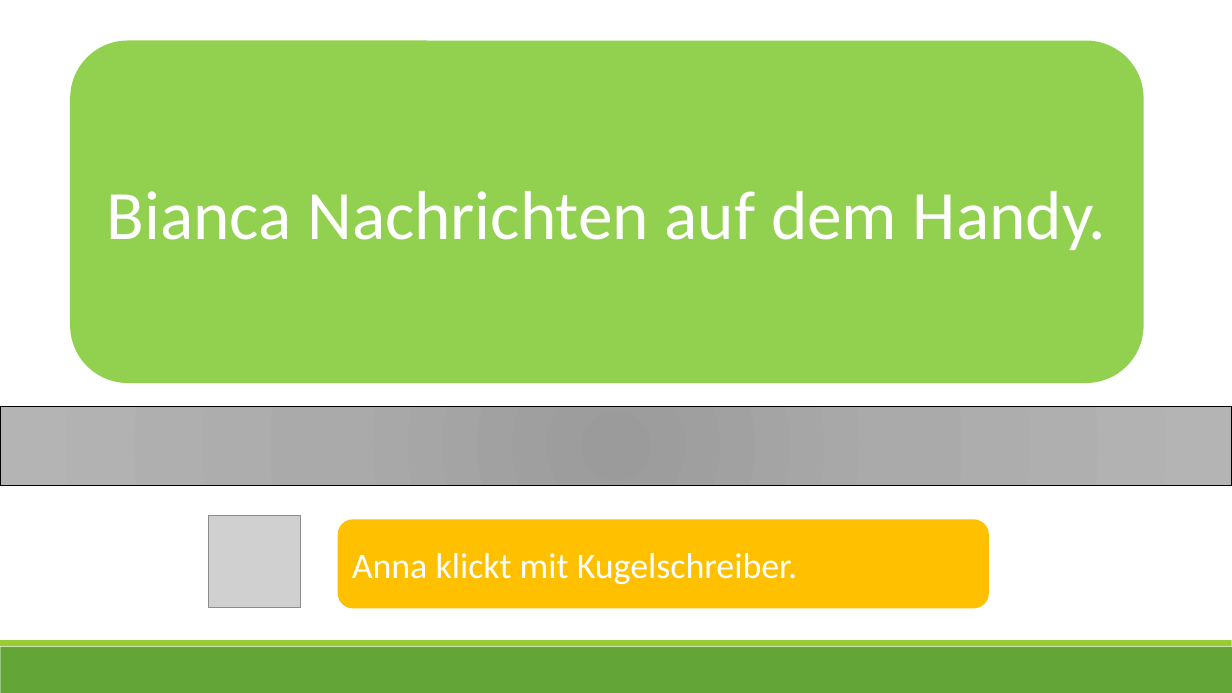
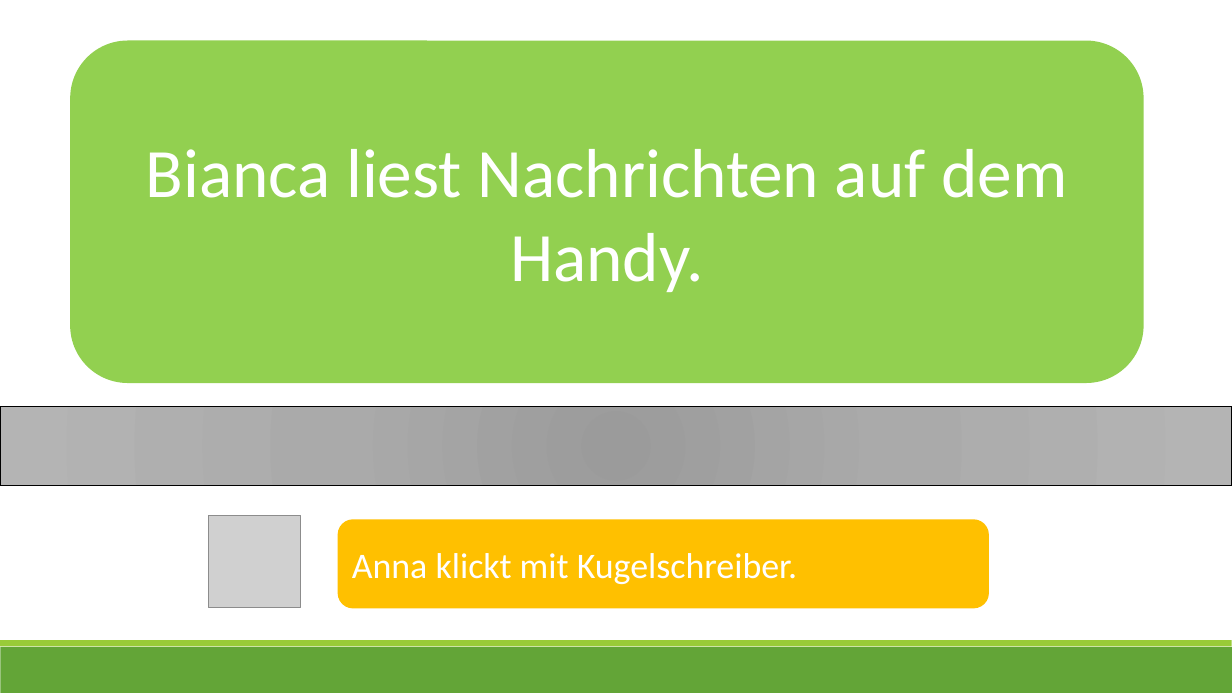
Before and after one commit to ginaamri/Mandy-PhD, a slide deck: slide 19 of 01_studies/01_Laborstudie ProVisioNET/Scripts/2_script_provisionet_AL.pptx. Drawn at 1232x693 pixels with LibreOffice and Linux fonts; fonts in the diff are those of the drawing; grey boxes stand for pictures. Boxes give left, top, right and bottom in pixels: in the first picture for what was removed or moved away, otherwise in the second. Text is boxed around its words. In the diff, an @@ line names an element or a change of style, - is before the commit and + after.

```diff
--- a/01_studies/01_Laborstudie ProVisioNET/Scripts/2_script_provisionet_AL.pptx
+++ b/01_studies/01_Laborstudie ProVisioNET/Scripts/2_script_provisionet_AL.pptx
@@ text in rounded rectangle at [146,149,1067,292]: text changed @@
-Bianca Nachrichten auf dem Handy.
+Bianca liest Nachrichten auf dem Handy.
```
Also in this commit, not shown: 3 other files.
